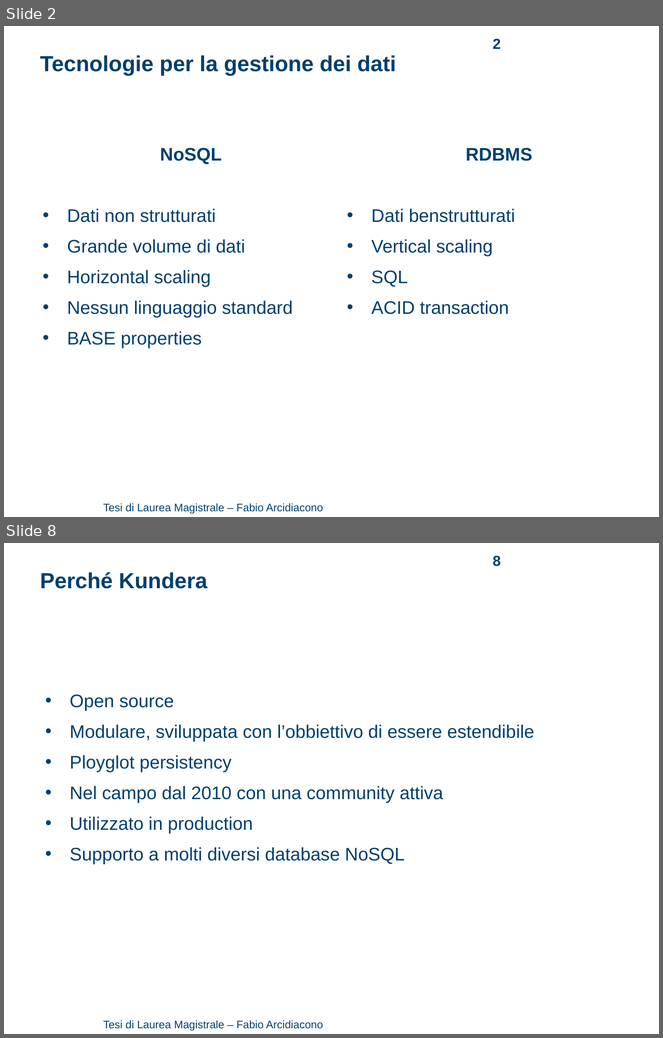
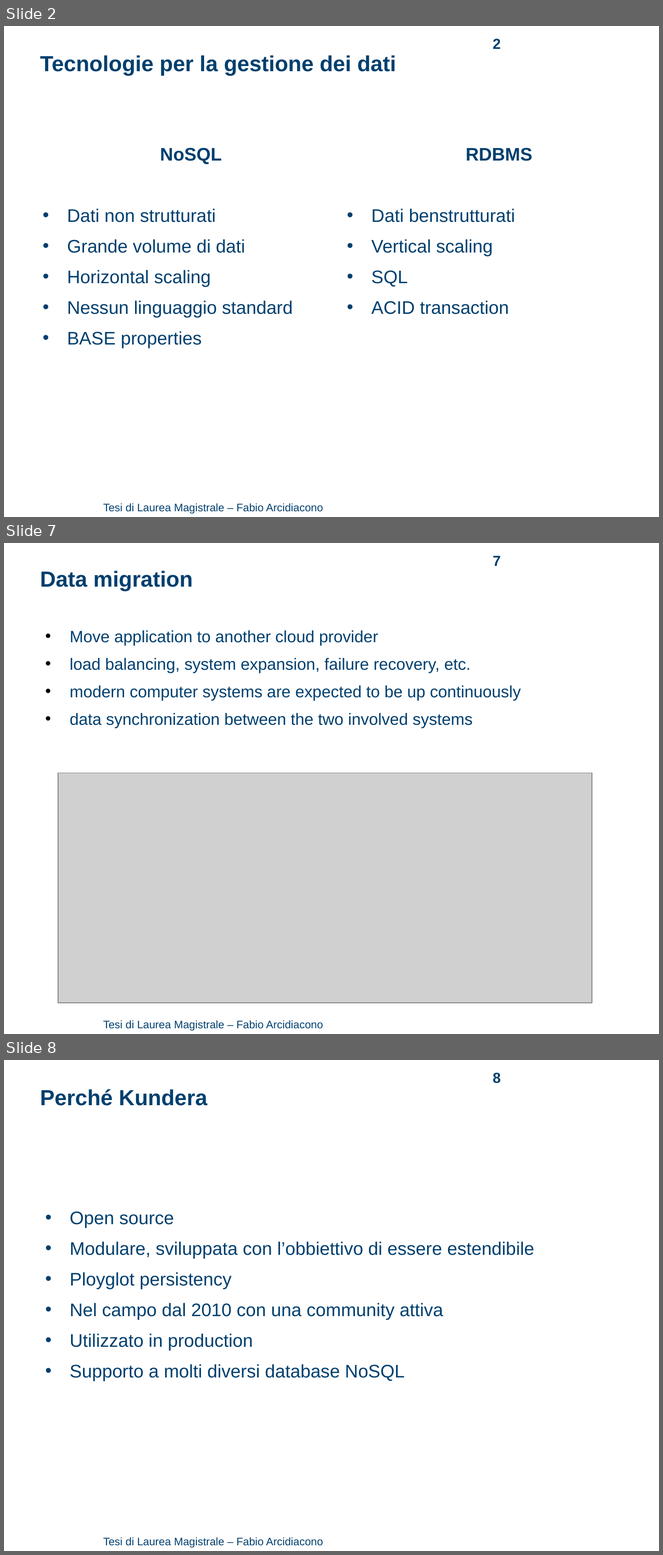
Before and after one commit to arci/thesis, a slide deck: presentation/ThesisPresentation.ppt. Shown one above the other, each under a label of ours: slides 2 and 8 before the commit, slides 2, 7 and 8 after it; the slides between them are not shown. The pictures are 663x1038 and 663x1555 pixels, drawn with LibreOffice and Linux fonts; fonts in the diff are those of the drawing; grey boxes stand for pictures; background and template pictures are left out. Boxes give left, top, right and bottom in pixels: in the first picture for what was removed or moved away, otherwise in the second. Text is boxed around its words. In the diff, an @@ line names an element or a change of style, - is before the commit and + after.

```diff
--- a/presentation/ThesisPresentation.ppt
+++ b/presentation/ThesisPresentation.ppt
@@ slide 7 added at (4, 543, 659, 1034), background #FFFFFF; not listed: 1 template element that a slide beside it also shows @@
@@ page number added at (493, 555, 501, 566), 16 pt, text #003F6E, bold @@
+7
@@ text added at (40, 571, 193, 591), 24 pt, text #003F6E, bold @@
+Data migration
@@ text added at (70, 630, 521, 728), 18 pt, text #003F6E @@
+• Move application to another cloud provider
+• load balancing, system expansion, failure recovery, etc.
+• modern computer systems are expected to be up continuously
+• data synchronization between the two involved systems
@@ picture added at (59, 773, 592, 1003) @@
```
Also in this commit, not shown: 5 slides changed, 1 other slide added, 3 slides removed, 2 other files.
